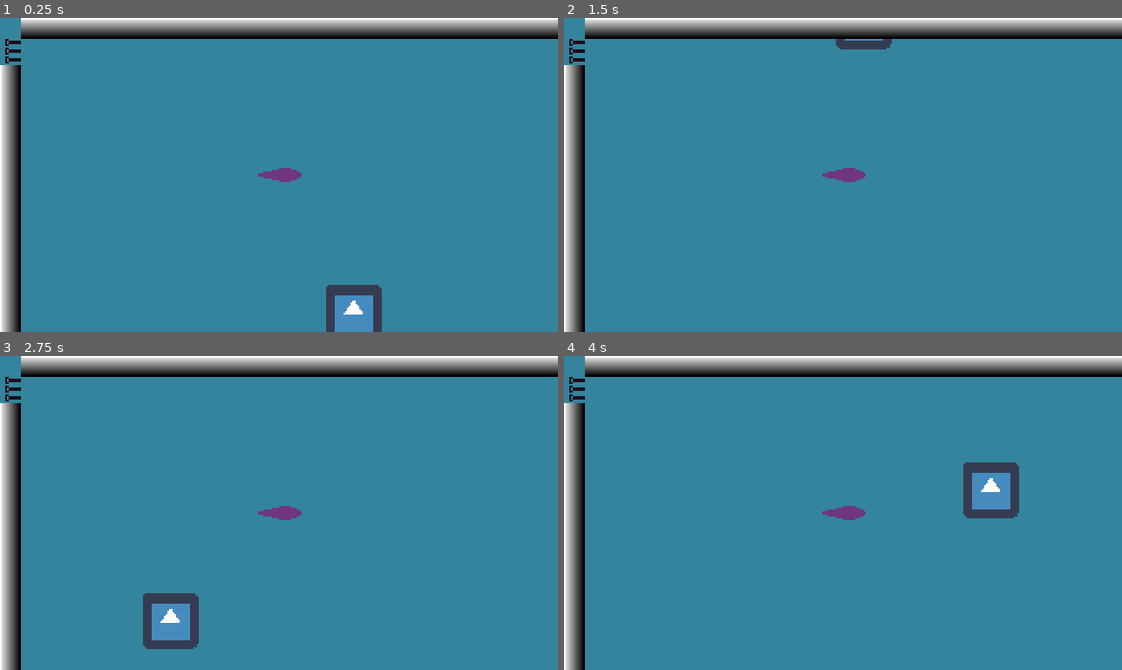
Above: before the commit, frames 1-4 (two rows, left to right).
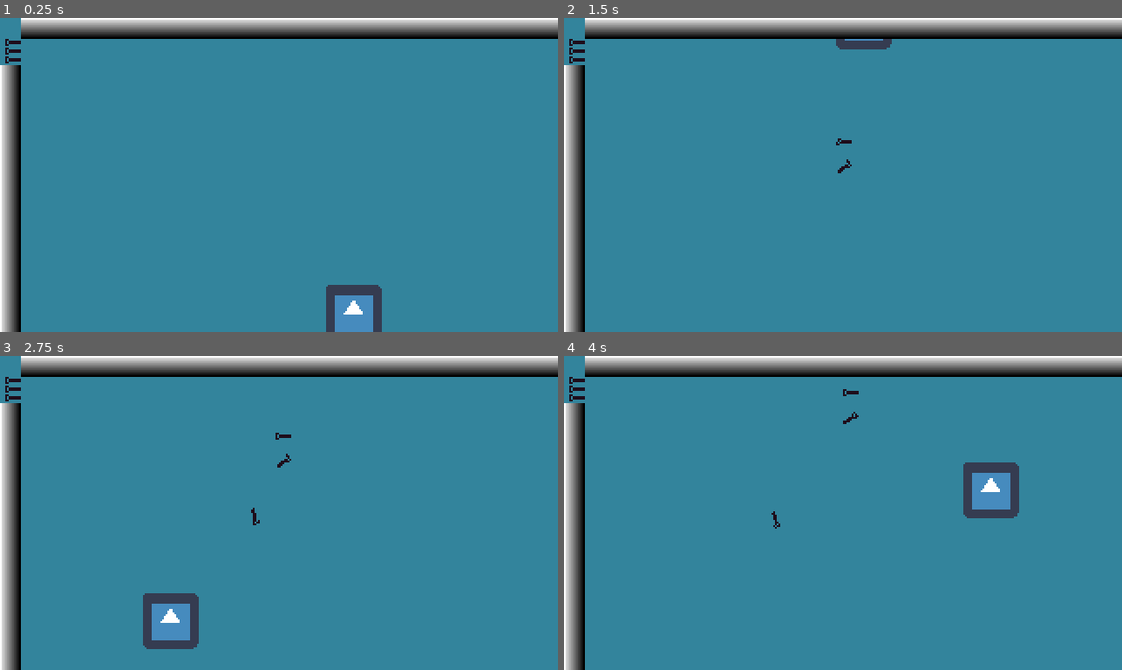
Above: after the commit, the same moments.

Repository: Scribble-Sheep/Shipgame
Game: Godot game, scene res://World.tscn
Two runs of this game, one before a commit and one after it. Both use one fixed random seed, a clock stepped at 60 frames per second and the inputs below. The engine's default icon, where the game draws it, is replaced by a stand-in: a white triangle on a blue panel in a dark square.
Inputs (mouse positions are in pixels of both pictures, inside the frame that each line leads up to):
- Up to frame 1 (0.25 s): no input
- Up to frame 2 (1.5 s): click (854, 27) at 0.5 s; click (854, 27) at 1.25 s
- Up to frame 3 (2.75 s): click (11, 538) at 2 s
- Up to frame 4 (4 s): click (575, 538) at 2.75 s; click (854, 365) at 3.5 s

The runs differ from the first frame. In frame 1, 0.2% of the frame differs, in the area x 46-55%, y 47-53%; in frame 2, 0.3%; in frame 3, 0.3%, in the area x 45-55%, y 24-54%; in frame 4, 0.3%.

Commit message:
TorpedoManager now fires a torpedo. Torpedos can die, I think Move speed value to manager. Manager is now able to find a valid torpedo. On click, manager will spawn in the next valid torpedo if one is available, and set its velocity. calculate_velocity has been changed to launch, now sets the velocity itself.

Diff:
--- a/Code/Ship.gd
+++ b/Code/Ship.gd
@@ -8,13 +8,13 @@
 
 
 func _on_Ship_mouse_entered():
-	print("Hooray!")
+	pass
 
 
 func _on_Ship_mouse_exited():
-	print("Bwuh!")
+	pass
 
 
 func _on_Ship_input_event(_viewport, event, _shape_idx):
 	if (event is InputEventMouseButton && event.pressed):
-		print("Aubuh!")
+		pass
--- a/Code/Torpedo.gd
+++ b/Code/Torpedo.gd
@@ -1,15 +1,14 @@
 class_name Torpedo
 extends KinematicBody2D
 
-export var speed: int = 20
-
 signal torpedoDie
-
+#velocity = calculate_velocity(get_local_mouse_position(), origin, speed, delta)
 var torpedoIndicator = null
 var velocity: Vector2 = Vector2.ZERO
 var origin: Vector2 = self.get_position()
 var target: Vector2
 var hit: KinematicCollision2D
+var loaded: bool = true
 
 func _ready():
 	randomize()
@@ -24,15 +23,18 @@
 		hit.collider.takeDamage()
 		self_destruct()
 
-func  calculate_velocity(_target: Vector2, _origin: Vector2, _speed: int, _delta):
+func  launch(_target: Vector2, _origin: Vector2, _speed: int, _delta):
+	print(_target, _origin, _speed, " ", _delta)
 	var _velocity = _target - _origin
 	_velocity = _velocity.normalized()
 	_velocity = _velocity * _speed * _delta
+	velocity = _velocity
 	return _velocity
 
 func self_destruct():
 	print("I SHOULD BE DEAAAAAAD", position)
 	emit_signal("torpedoDie", self)
+	remove_child(self)
 	pass
 
 
--- a/Code/TorpedoManager.gd
+++ b/Code/TorpedoManager.gd
@@ -1,32 +1,44 @@
 class_name TorpedoManager
-extends Node
+extends Node2D
 
 onready var Indicators = get_tree().get_nodes_in_group("TorpedoIndicators")
 const torpedoScene = preload("res://Scenes/Torpedo.tscn")
 var torpedos = []
+export var speed: int = 20
 
 func _ready():
-	print ("Bahahahaha")
 	if (Indicators.size() != 3):
 		print ("something's wrong, we don't have 3 torpedo indicators.")
 	torpedos.resize(Indicators.size())
+	var _torpedo = null
 	print (Indicators)
 	for i in Indicators.size():
-		var _torpedo = torpedoScene.instance()
+		_torpedo = torpedoScene.instance()
 		_torpedo.torpedoIndicator = Indicators[i]
+		torpedos[i] = _torpedo
 		_torpedo.connect("torpedoDie", self, "haha")
+
 
 func _process(delta):
 	if (Input.is_action_just_pressed("fire")):
-		print("FIRE")
+		_attemptFire(torpedos, delta)
 
+
+func _attemptFire(_torpedos, delta):
+	var Index = findValidTorpedo(_torpedos)
+	print(Index)
+	if(Index == null):
+		return false
+	else:
+		add_child(_torpedos[Index])
+		_torpedos[Index].launch(get_local_mouse_position(), get_position(), speed, delta)
 
 func haha(instance):
 	print ("haha you died, ", instance)
 
 func findValidTorpedo(torpedoArray):
-	for torpedo in torpedoArray:
-		pass #find torpedo that's not in scene and is loaded.
-
-#if (Input.is_action_just_pressed("fire")):
-	#velocity = calculate_velocity(get_local_mouse_position(), origin, speed, delta)
+	#find torpedo that's not in scene and is loaded.
+	for i in torpedoArray.size():
+		if (torpedoArray[i].is_inside_tree() == false and torpedoArray[i].loaded):
+			return i
+	return null
--- a/Scenes/Ship.tscn
+++ b/Scenes/Ship.tscn
@@ -10,6 +10,7 @@
 script = ExtResource( 2 )
 
 [node name="Sprite" type="Sprite" parent="."]
+visible = false
 z_index = 100
 texture = ExtResource( 1 )
 
--- a/project.godot
+++ b/project.godot
@@ -29,7 +29,7 @@
 "language": "GDScript",
 "path": "res://Code/Torpedo.gd"
 }, {
-"base": "Node",
+"base": "Node2D",
 "class": "TorpedoManager",
 "language": "GDScript",
 "path": "res://Code/TorpedoManager.gd"
